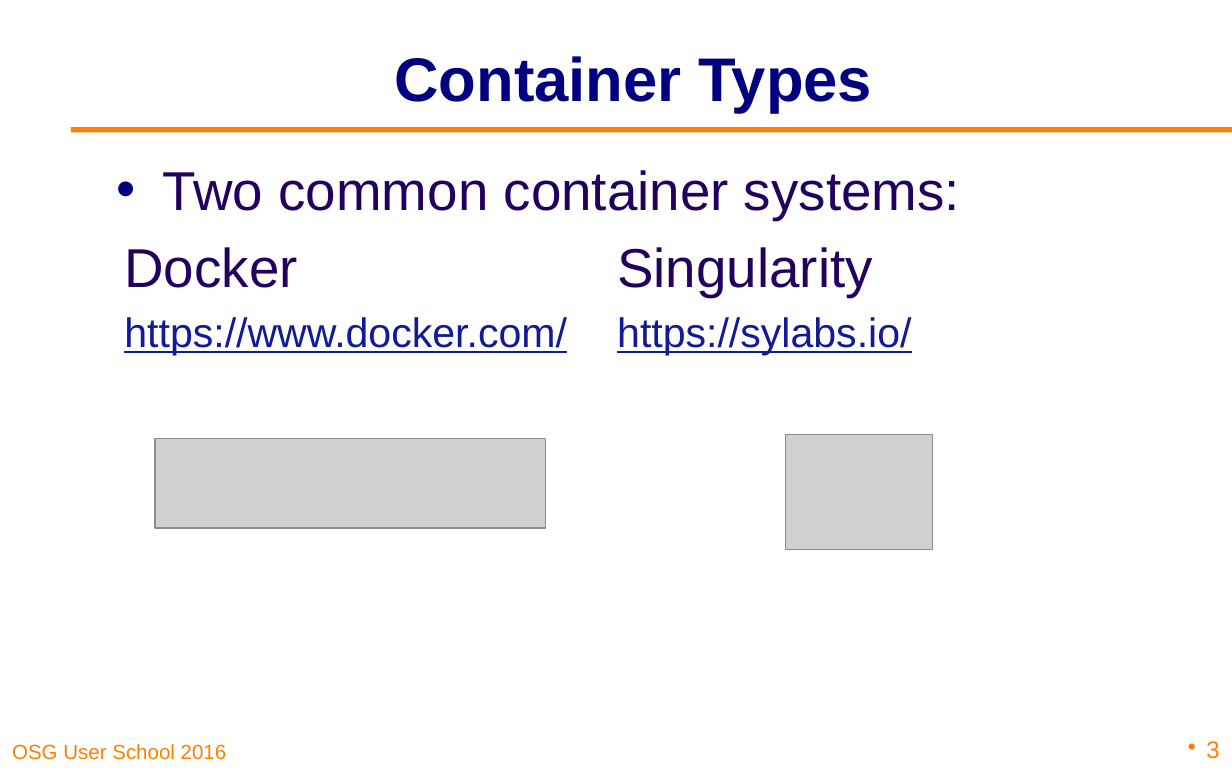
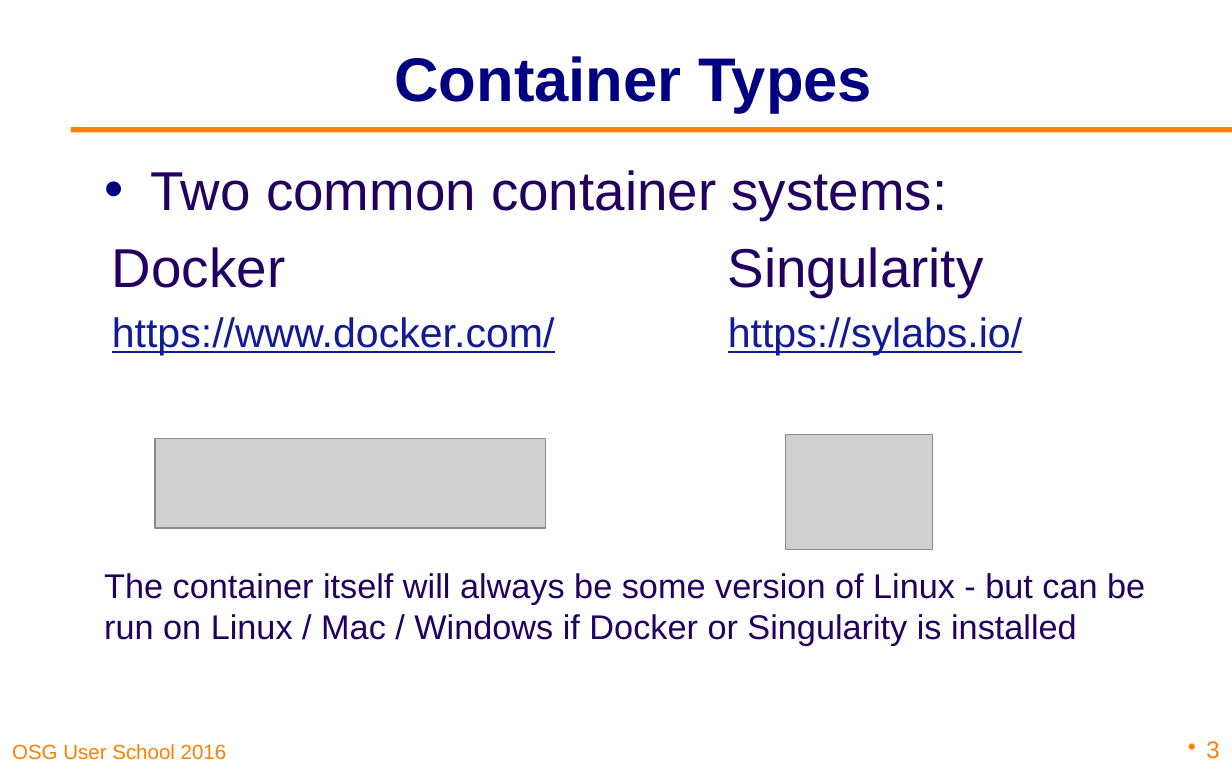
Before and after one commit to opensciencegrid/user-school-2019, a slide deck: slide 3 of docs/materials/day3/files/osgus19-day3-part2-containers.pptx. Drawn at 1232x770 pixels with LibreOffice and Linux fonts; fonts in the diff are those of the drawing; grey boxes stand for pictures; background and template pictures are left out. Boxes give left, top, right and bottom in pixels: in the first picture for what was removed or moved away, otherwise in the second. Text is boxed around its words. In the diff, an @@ line names an element or a change of style, - is before the commit and + after.

```diff
--- a/docs/materials/day3/files/osgus19-day3-part2-containers.pptx
+++ b/docs/materials/day3/files/osgus19-day3-part2-containers.pptx
@@ text "Two common container systems:": place and size @@
-text "Two common container systems:" at box(124, 170, 960, 355)
+text "Two common container systems:" at box(104, 170, 1145, 645)
@@ text at box(104, 573, 1145, 645): paragraph added @@
+The container itself will always be some version of Linux - but can be run on Linux / Mac / Windows if Docker or Singularity is installed
```
Also in this commit, not shown: 6 other files.
